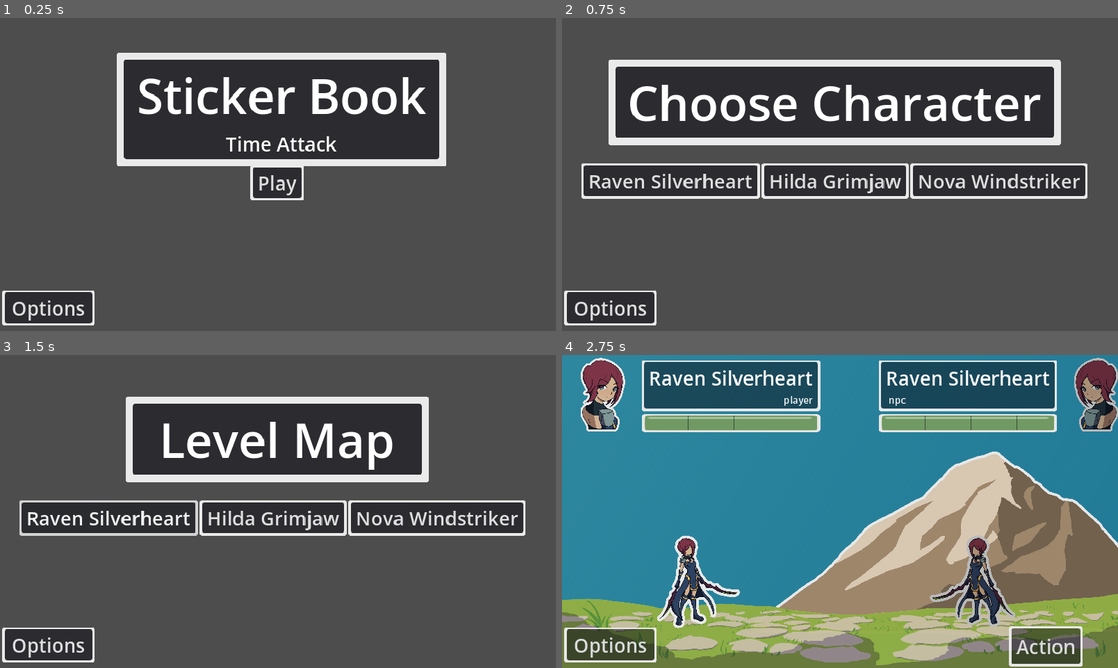
Above: before the commit, frames 1-4 (two rows, left to right).
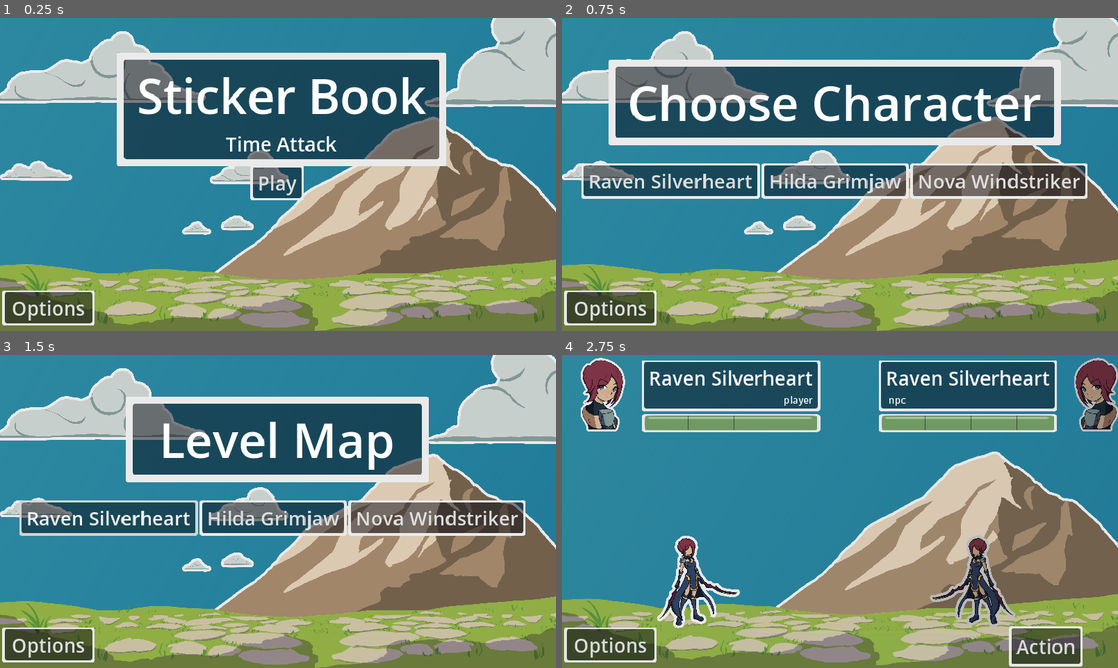
Above: after the commit, the same moments.

Repository: MajorZiploc/sticker_book_moments
Game: Godot game, scene res://scenes/title_scene.tscn
Same seed, same stepped clock (60 frames per second), same inputs: the game is played once before the commit and once after it.
Inputs:
- Up to frame 1 (0.25 s): no input
- Up to frame 2 (0.75 s): click "Play" at 0.5 s
- Up to frame 3 (1.5 s): click "Raven Silverheart" at 1.25 s
- Up to frame 4 (2.75 s): click "Raven Silverheart" at 2 s

The runs differ from the first frame. In frame 1, 92% of the frame differs, in the area x 0-100%, y 0-100%; in frame 2, 87%; in frame 3, 90%; in frame 4, nothing differs.

Commit message:
init still frame bgs for other scenes

Diff:
--- a/scenes/battle_scene.tscn
+++ b/scenes/battle_scene.tscn
@@ -1,14 +1,9 @@
-[gd_scene load_steps=13 format=3 uid="uid://bgtbv2iq43kru"]
+[gd_scene load_steps=8 format=3 uid="uid://bgtbv2iq43kru"]
 
 [ext_resource type="Script" path="res://scenes/battle_scene.gd" id="1_7ul4m"]
 [ext_resource type="PackedScene" uid="uid://c2hixb1emgvvq" path="res://scenes/battle_char.tscn" id="2_7aox0"]
-[ext_resource type="Texture2D" uid="uid://bqda2v1osjqmn" path="res://art/my/bg/base/skybox/midday.png" id="3_iguue"]
+[ext_resource type="PackedScene" uid="uid://b5hiemgtytg3" path="res://scenes/bg_root.tscn" id="2_d7hhp"]
 [ext_resource type="Texture2D" uid="uid://dv43001dq4qm2" path="res://art/my/char/dual_wield_stub_bust.png" id="4_aqxti"]
-[ext_resource type="Texture2D" uid="uid://bwhv0ajbf6vlk" path="res://art/my/bg/obj/large/mountain.png" id="4_e8mo6"]
-[ext_resource type="Texture2D" uid="uid://gj6sfl74h844" path="res://art/my/bg/obj/large/clouds.png" id="4_t31yk"]
-[ext_resource type="Texture2D" uid="uid://b3py2ffexdgiw" path="res://art/my/bg/base/floor/rubble_field.png" id="4_tlgk2"]
-[ext_resource type="Texture2D" uid="uid://cdp0fs15ybgbu" path="res://art/my/bg/obj/small/clouds.png" id="7_fq0pl"]
-[ext_resource type="Texture2D" uid="uid://br8q5kors8idy" path="res://art/my/bg/obj/medium/clouds.png" id="8_lex5n"]
 [ext_resource type="PackedScene" uid="uid://fwq33p5strsa" path="res://combat_unit_info.tscn" id="13_jnomy"]
 
 [sub_resource type="Curve2D" id="Curve2D_1ljv2"]
@@ -27,70 +22,7 @@
 position = Vector2(564, 334)
 script = ExtResource("1_7ul4m")
 
-[node name="bg_root" type="Control" parent="."]
-layout_mode = 3
-anchors_preset = 15
-anchor_right = 1.0
-anchor_bottom = 1.0
-grow_horizontal = 2
-grow_vertical = 2
-
-[node name="skybox" type="TextureRect" parent="bg_root"]
-layout_mode = 0
-offset_left = -805.0
-offset_top = -1032.0
-offset_right = 1695.0
-offset_bottom = 468.0
-texture = ExtResource("3_iguue")
-
-[node name="sm_cloud" type="Sprite2D" parent="bg_root"]
-position = Vector2(288, -91)
-texture = ExtResource("7_fq0pl")
-hframes = 2
-
-[node name="sm_cloud_2" type="Sprite2D" parent="bg_root"]
-position = Vector2(119, -73)
-texture = ExtResource("7_fq0pl")
-hframes = 2
-frame = 1
-
-[node name="mountain" type="TextureRect" parent="bg_root"]
-layout_mode = 0
-offset_left = 36.0
-offset_top = -547.0
-offset_right = 1936.0
-offset_bottom = 253.0
-texture = ExtResource("4_e8mo6")
-
-[node name="floor" type="TextureRect" parent="bg_root"]
-layout_mode = 0
-offset_left = -807.0
-offset_top = -1085.0
-offset_right = 1693.0
-offset_bottom = 415.0
-texture = ExtResource("4_tlgk2")
-
-[node name="lg_cloud" type="Sprite2D" parent="bg_root"]
-position = Vector2(1604, -746)
-texture = ExtResource("4_t31yk")
-hframes = 2
-frame = 1
-
-[node name="lg_cloud_2" type="Sprite2D" parent="bg_root"]
-position = Vector2(-278, -762)
-texture = ExtResource("4_t31yk")
-hframes = 2
-
-[node name="md_cloud" type="Sprite2D" parent="bg_root"]
-position = Vector2(333, -308)
-texture = ExtResource("8_lex5n")
-hframes = 2
-
-[node name="md_cloud_2" type="Sprite2D" parent="bg_root"]
-position = Vector2(-542, -323)
-texture = ExtResource("8_lex5n")
-hframes = 2
-frame = 1
+[node name="bg_root" parent="." instance=ExtResource("2_d7hhp")]
 
 [node name="path_left" type="Path2D" parent="."]
 position = Vector2(-148.649, 0)
--- /dev/null
+++ b/scenes/bg_root.tscn
@@ -0,0 +1,73 @@
+[gd_scene load_steps=7 format=3 uid="uid://b5hiemgtytg3"]
+
+[ext_resource type="Texture2D" uid="uid://bqda2v1osjqmn" path="res://art/my/bg/base/skybox/midday.png" id="1_46xmy"]
+[ext_resource type="Texture2D" uid="uid://cdp0fs15ybgbu" path="res://art/my/bg/obj/small/clouds.png" id="2_eqtff"]
+[ext_resource type="Texture2D" uid="uid://bwhv0ajbf6vlk" path="res://art/my/bg/obj/large/mountain.png" id="3_bbhxv"]
+[ext_resource type="Texture2D" uid="uid://b3py2ffexdgiw" path="res://art/my/bg/base/floor/rubble_field.png" id="4_jwgqw"]
+[ext_resource type="Texture2D" uid="uid://gj6sfl74h844" path="res://art/my/bg/obj/large/clouds.png" id="5_gcfow"]
+[ext_resource type="Texture2D" uid="uid://br8q5kors8idy" path="res://art/my/bg/obj/medium/clouds.png" id="6_k55s0"]
+
+[node name="bg_root" type="Control"]
+layout_mode = 3
+anchors_preset = 15
+anchor_right = 1.0
+anchor_bottom = 1.0
+grow_horizontal = 2
+grow_vertical = 2
+
+[node name="skybox" type="TextureRect" parent="."]
+layout_mode = 0
+offset_left = -805.0
+offset_top = -1032.0
+offset_right = 1695.0
+offset_bottom = 468.0
+texture = ExtResource("1_46xmy")
+
+[node name="sm_cloud" type="Sprite2D" parent="."]
+position = Vector2(288, -91)
+texture = ExtResource("2_eqtff")
+hframes = 2
+
+[node name="sm_cloud_2" type="Sprite2D" parent="."]
+position = Vector2(119, -73)
+texture = ExtResource("2_eqtff")
+hframes = 2
+frame = 1
+
+[node name="mountain" type="TextureRect" parent="."]
+layout_mode = 0
+offset_left = 36.0
+offset_top = -547.0
+offset_right = 1936.0
+offset_bottom = 253.0
+texture = ExtResource("3_bbhxv")
+
+[node name="floor" type="TextureRect" parent="."]
+layout_mode = 0
+offset_left = -807.0
+offset_top = -1085.0
+offset_right = 1693.0
+offset_bottom = 415.0
+texture = ExtResource("4_jwgqw")
+
+[node name="lg_cloud" type="Sprite2D" parent="."]
+position = Vector2(1604, -746)
+texture = ExtResource("5_gcfow")
+hframes = 2
+frame = 1
+
+[node name="lg_cloud_2" type="Sprite2D" parent="."]
+position = Vector2(-278, -762)
+texture = ExtResource("5_gcfow")
+hframes = 2
+
+[node name="md_cloud" type="Sprite2D" parent="."]
+position = Vector2(333, -308)
+texture = ExtResource("6_k55s0")
+hframes = 2
+
+[node name="md_cloud_2" type="Sprite2D" parent="."]
+position = Vector2(-542, -323)
+texture = ExtResource("6_k55s0")
+hframes = 2
+frame = 1
--- a/scenes/choose_char.tscn
+++ b/scenes/choose_char.tscn
@@ -1,6 +1,7 @@
-[gd_scene load_steps=2 format=3 uid="uid://dsdv4cuy1tvrv"]
+[gd_scene load_steps=3 format=3 uid="uid://dsdv4cuy1tvrv"]
 
 [ext_resource type="Script" path="res://scenes/choose_char.gd" id="1_7bg8u"]
+[ext_resource type="PackedScene" uid="uid://b5hiemgtytg3" path="res://scenes/bg_root.tscn" id="2_wkpab"]
 
 [node name="choose_char" type="Node2D"]
 script = ExtResource("1_7bg8u")
@@ -14,6 +15,14 @@
 anchor_bottom = 1.0
 grow_horizontal = 2
 grow_vertical = 2
+
+[node name="bg_root" parent="ui_root/ui" instance=ExtResource("2_wkpab")]
+layout_mode = 1
+offset_left = 345.0
+offset_top = 470.0
+offset_right = 345.0
+offset_bottom = 470.0
+scale = Vector2(0.5, 0.5)
 
 [node name="title_card" type="Control" parent="ui_root/ui"]
 layout_mode = 1
--- a/scenes/level_map.tscn
+++ b/scenes/level_map.tscn
@@ -1,6 +1,7 @@
-[gd_scene load_steps=2 format=3 uid="uid://uo1bsinuag6y"]
+[gd_scene load_steps=3 format=3 uid="uid://uo1bsinuag6y"]
 
 [ext_resource type="Script" path="res://scenes/level_map.gd" id="1_kptdr"]
+[ext_resource type="PackedScene" uid="uid://b5hiemgtytg3" path="res://scenes/bg_root.tscn" id="2_vqsyf"]
 
 [node name="level_map" type="Node2D"]
 script = ExtResource("1_kptdr")
@@ -14,6 +15,14 @@
 anchor_bottom = 1.0
 grow_horizontal = 2
 grow_vertical = 2
+
+[node name="bg_root" parent="ui_root/ui" instance=ExtResource("2_vqsyf")]
+layout_mode = 1
+offset_left = 345.0
+offset_top = 470.0
+offset_right = 345.0
+offset_bottom = 470.0
+scale = Vector2(0.5, 0.5)
 
 [node name="title_card" type="Control" parent="ui_root/ui"]
 layout_mode = 1
--- a/scenes/title_scene.tscn
+++ b/scenes/title_scene.tscn
@@ -1,6 +1,7 @@
-[gd_scene load_steps=2 format=3 uid="uid://c76wd8iwrix3h"]
+[gd_scene load_steps=3 format=3 uid="uid://c76wd8iwrix3h"]
 
 [ext_resource type="Script" path="res://scenes/title_scene.gd" id="1_fopmr"]
+[ext_resource type="PackedScene" uid="uid://b5hiemgtytg3" path="res://scenes/bg_root.tscn" id="2_aj1vx"]
 
 [node name="title_scene" type="Node2D"]
 script = ExtResource("1_fopmr")
@@ -14,6 +15,14 @@
 anchor_bottom = 1.0
 grow_horizontal = 2
 grow_vertical = 2
+
+[node name="bg_root" parent="ui_root/ui" instance=ExtResource("2_aj1vx")]
+layout_mode = 1
+offset_left = 345.0
+offset_top = 470.0
+offset_right = 345.0
+offset_bottom = 470.0
+scale = Vector2(0.5, 0.5)
 
 [node name="title_card" type="Control" parent="ui_root/ui"]
 layout_mode = 1
Not shown, changed: README.md
